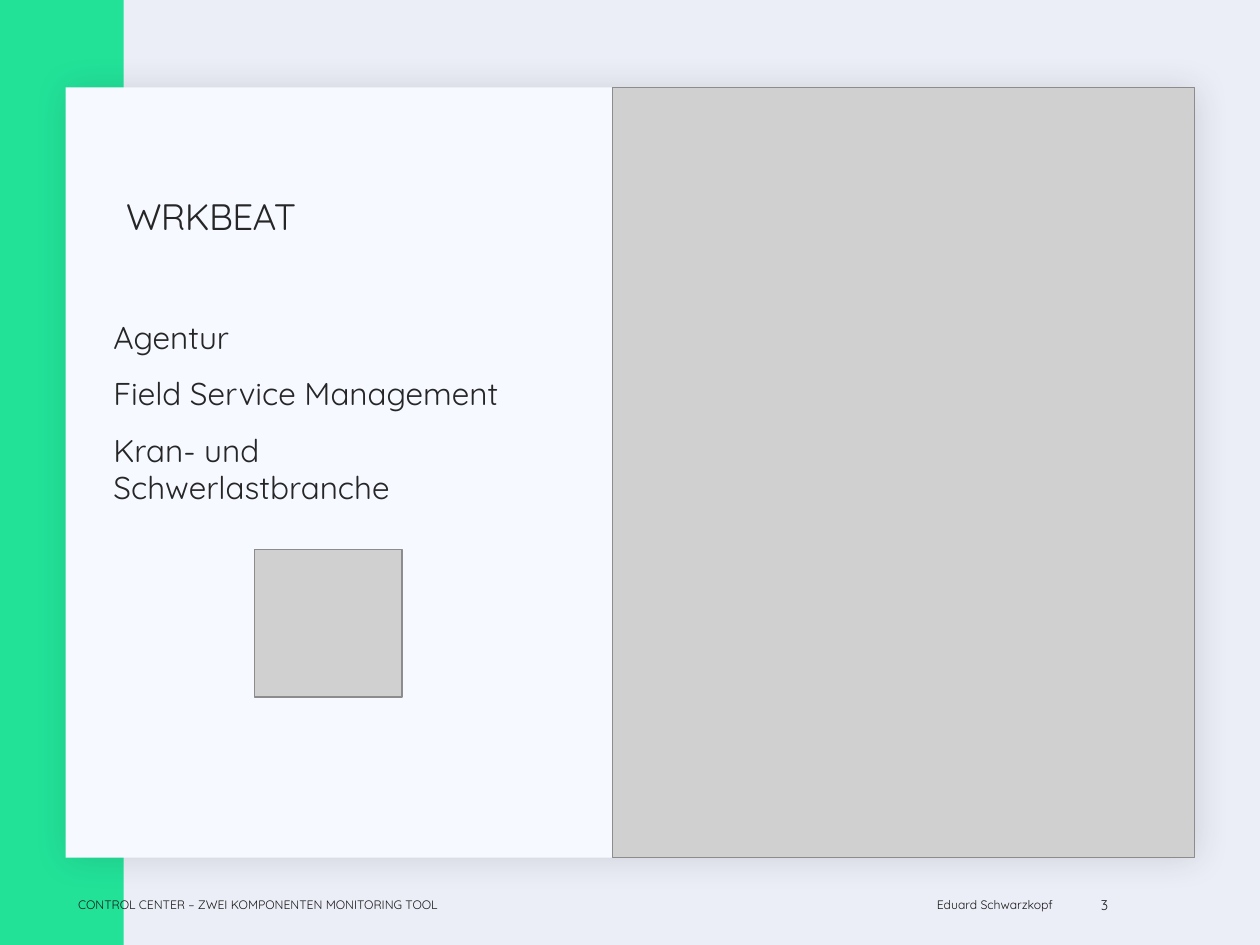
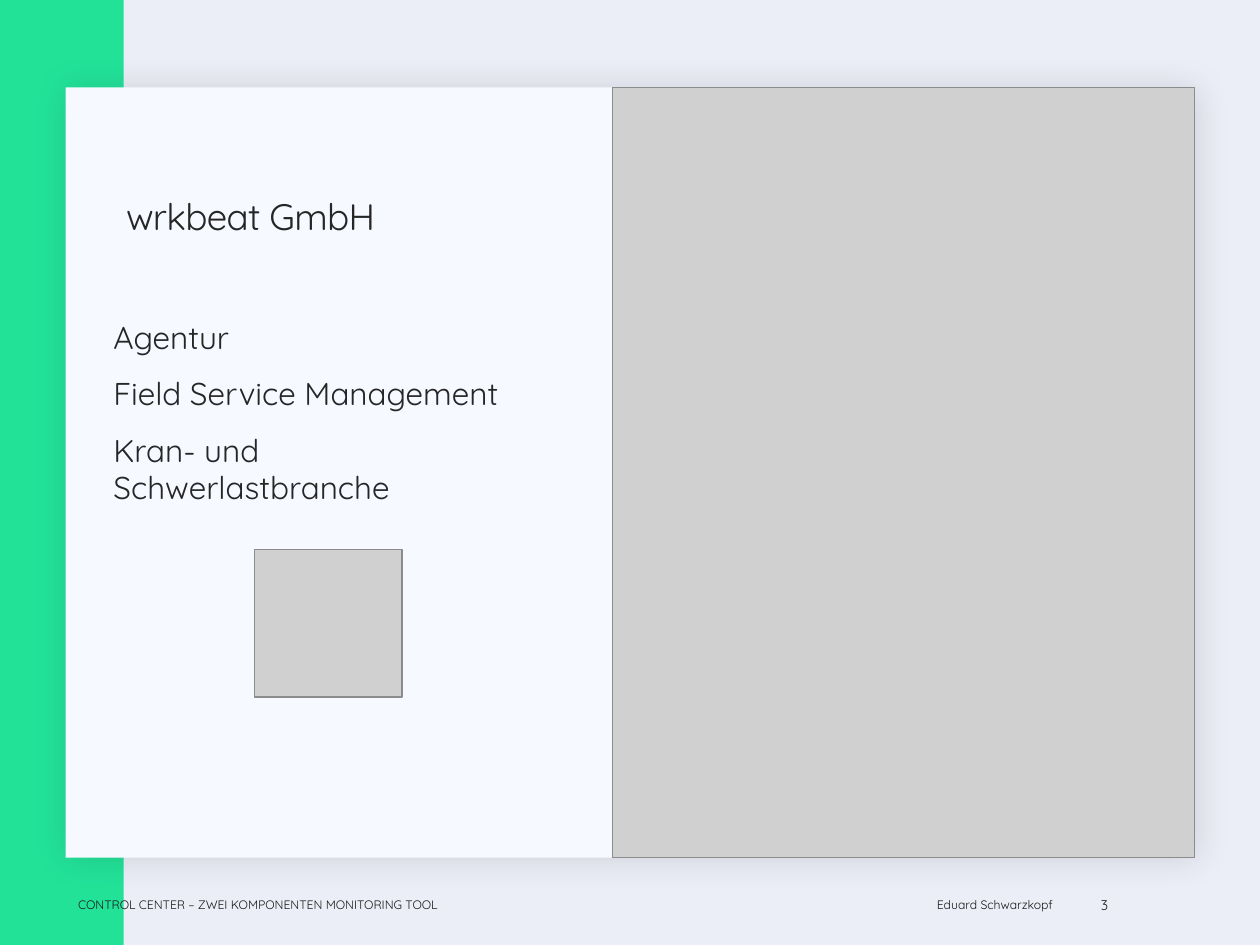
Before and after one commit to EduardSchwarzkopf/Abschlusspr-sentation, a slide deck: slide 3 of Abschluss_präsi.pptx. Drawn at 1260x945 pixels with LibreOffice and Linux fonts; fonts in the diff are those of the drawing; grey boxes stand for pictures. Boxes give left, top, right and bottom in pixels: in the first picture for what was removed or moved away, otherwise in the second. Text is boxed around its words. In the diff, an @@ line names an element or a change of style, - is before the commit and + after.

Commit message:
Folie 3

```diff
--- a/Abschluss_präsi.pptx
+++ b/Abschluss_präsi.pptx
@@ title at (126, 203, 375, 231): text changed @@
-WRKBEAT
+wrkbeat GmbH
```
Also in this commit, not shown: 3 other slides changed.
